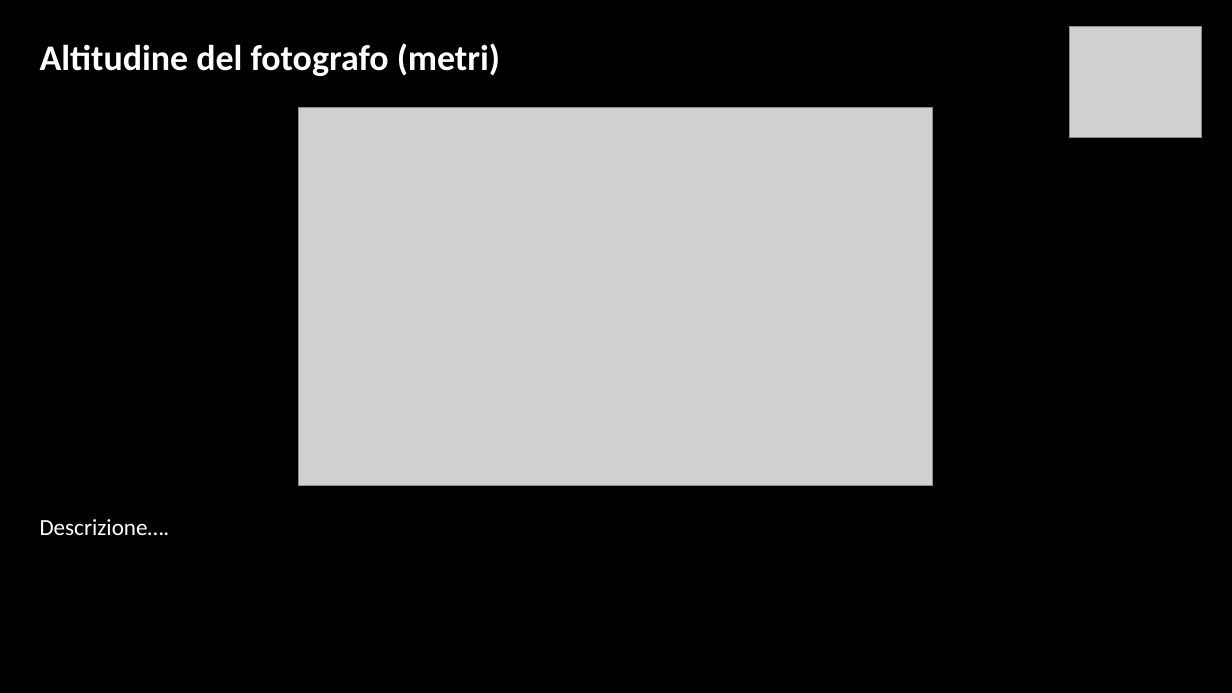
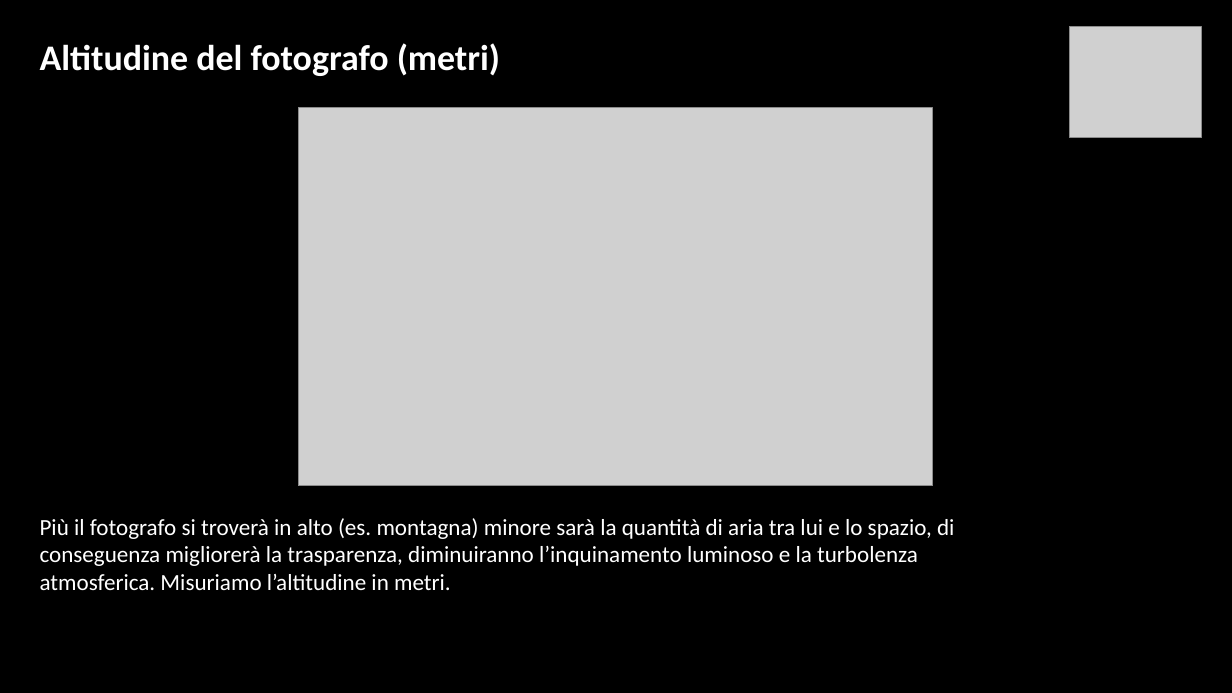
Before and after one commit to Ignazio-Emanuele-Picciche/AstrofotografiaModellistica, a slide deck: slide 9 of AstrofotografiaProgetto.pptx. Drawn at 1232x693 pixels with LibreOffice and Linux fonts; fonts in the diff are those of the drawing; grey boxes stand for pictures; background and template pictures are left out. Boxes give left, top, right and bottom in pixels: in the first picture for what was removed or moved away, otherwise in the second. Text is boxed around its words. In the diff, an @@ line names an element or a change of style, - is before the commit and + after.

```diff
--- a/AstrofotografiaProgetto.pptx
+++ b/AstrofotografiaProgetto.pptx
@@ text removed at bbox=[40, 519, 170, 535] @@
-Descrizione….
@@ text added at bbox=[40, 518, 954, 590], 18 pt, text #FFFFFF @@
+Più il fotografo si troverà in alto (es. montagna) minore sarà la quantità di aria tra lui e lo spazio, di conseguenza migliorerà la trasparenza, diminuiranno l’inquinamento luminoso e la turbolenza atmosferica. Misuriamo l’altitudine in metri.
```
Also in this commit, not shown: 4 other slides changed.
